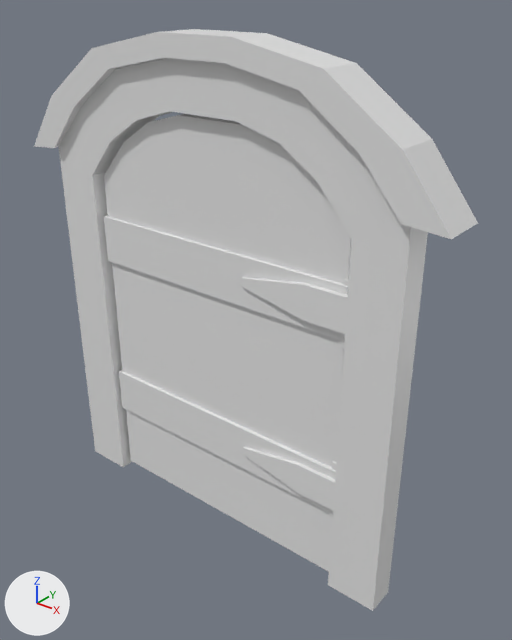
Two versions of the FBX model Assets/Meshes/DungeonDoor01.fbx, one commit apart.
Rendered twice from a camera (50 mm lens) standing at (0.01045, -0.01161, 0.01356) and looking at (0.00078, 0.00049, 0.00606). Arrows for +X, +Y and +Z are at lower left; the lights stay in place. Where no turn or scale is listed for an object, it has been applied to the vertices.

Before the edit, the objects in view are built like this:
```python
me_cube_001 = bpy.data.meshes.new('Cube.001')
me_cube_001.from_pydata(...)  # 76 vertices, 124 faces; spans x -0.00367..0.00393, y -0.00009..0.00067, z 0.00019..0.0108
me_cube_001.materials.append(mat_door)  # white #e7e7e7
me_cube_007 = bpy.data.meshes.new('Cube.007')
me_cube_007.from_pydata(...)  # 96 vertices, 172 faces; spans x -0.00586..0.00587, y -0.00056..0.00056, z 0.0..0.01252
me_cube_007.materials.append(mat_door)  # white #e7e7e7
ob_door = bpy.data.objects.new('Door', me_cube_001)
ob_door.location = (0.0, -0.00027, 0.0)
ob_frame = bpy.data.objects.new('Frame', me_cube_007)
ob_frame.location = (0.0, 0.0, 0.0)
```
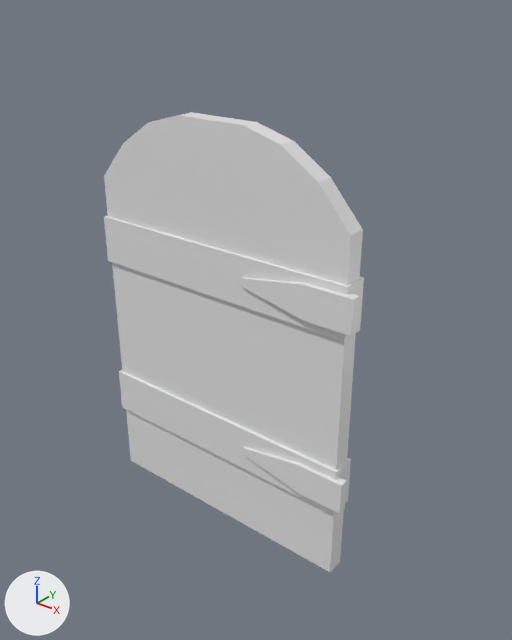
What differs and where, as boxes [x1, y1, x2, y2] in the pictures (512 x 640 px):
'Frame', deleted
    before: [34, 29, 478, 611]

Edits to the bpy script that builds the scene:
```text
Remove ob_frame:
    ob_frame = bpy.data.objects.new('Frame', me_cube_007)
    ob_frame.location = (0.0, 0.0, 0.0)
```
